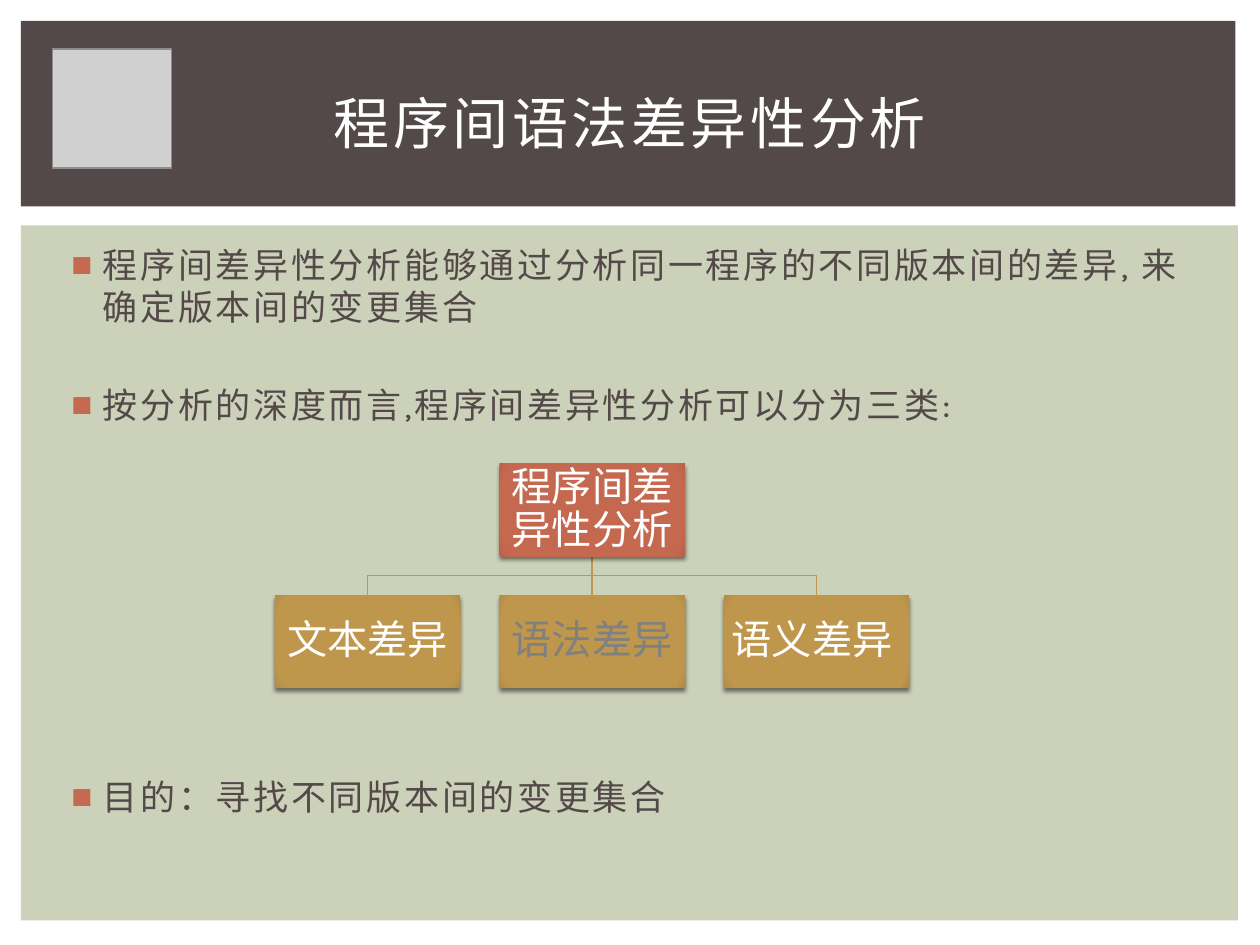
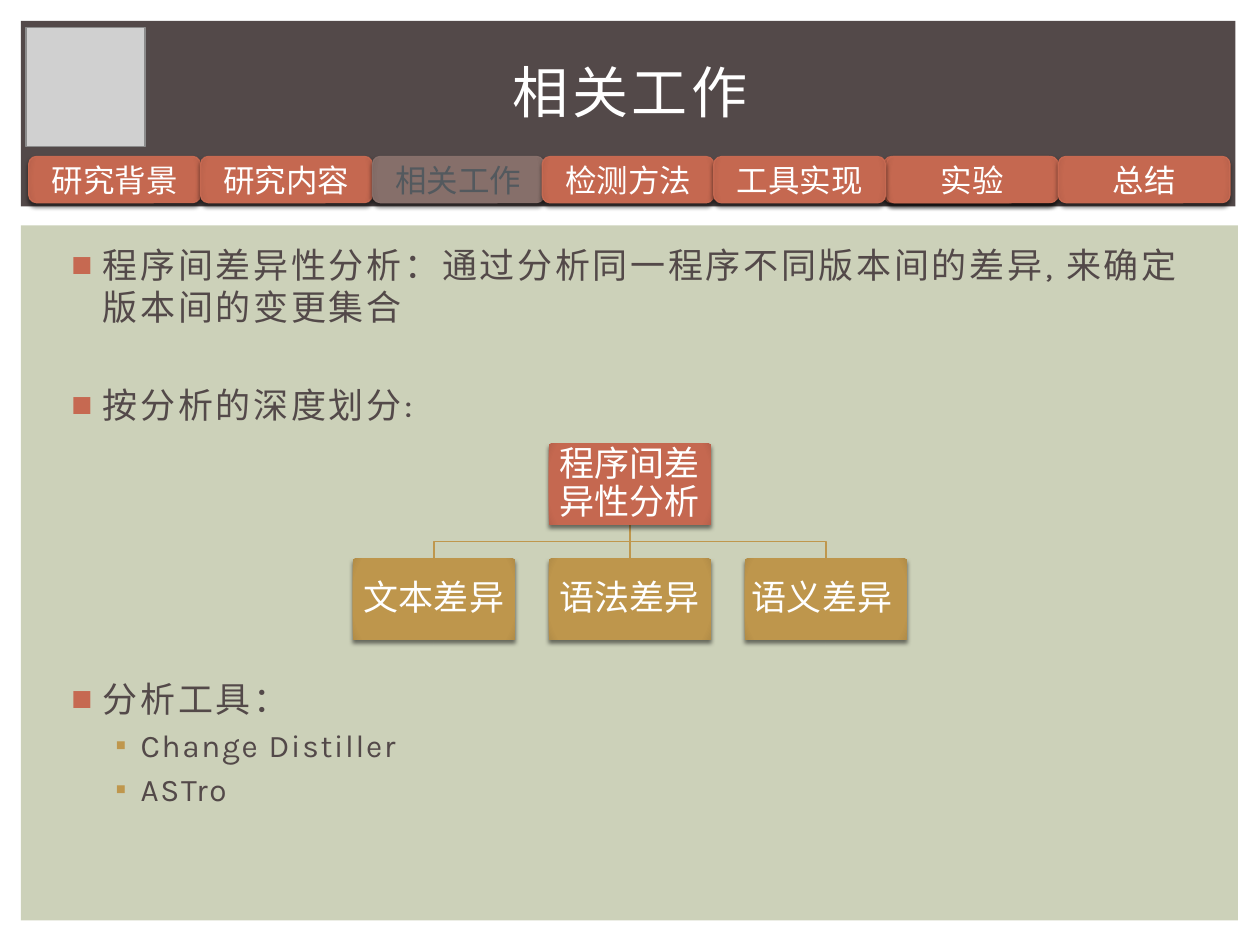
Before and after one commit to iewrer/mythesis, a slide deck: slide 9 of 答辩PPT.pptx (slide 13 before the commit). Drawn at 1260x945 pixels with LibreOffice and Linux fonts; fonts in the diff are those of the drawing; grey boxes stand for pictures. Boxes give left, top, right and bottom in pixels: in the first picture for what was removed or moved away, otherwise in the second. Text is boxed around its words. In the diff, an @@ line names an element or a change of style, - is before the commit and + after.

Commit message:
ppt update

```diff
--- a/答辩PPT.pptx
+++ b/答辩PPT.pptx
@@ picture: place and size @@
-picture at bbox=[53, 49, 171, 168]
+picture at bbox=[26, 28, 145, 146]
@@ text added at bbox=[513, 66, 748, 118], 32 pt, text #FFFFFF @@
+相关工作
@@ title removed at bbox=[334, 97, 926, 149] @@
-程序间语法差异性分析
@@ rounded rectangle added at bbox=[29, 156, 200, 203], fill gradient #C66951 to #B8624B, outline #C66951 0.79 pt, 18 pt, text #FFFFFF @@
+研究背景
@@ rounded rectangle added at bbox=[200, 156, 372, 203], fill gradient #C66951 to #B8624B, outline #C66951 0.79 pt, 18 pt, text #FFFFFF @@
+研究内容
@@ rounded rectangle added at bbox=[373, 156, 544, 203], fill gradient #87706B to #7E6864, outline #87706B 0.79 pt @@
@@ rounded rectangle added at bbox=[542, 156, 713, 203], fill gradient #C66951 to #B8624B, outline #C66951 0.79 pt, 18 pt, text #FFFFFF @@
+检测方法
@@ rounded rectangle added at bbox=[714, 156, 886, 203], fill gradient #C66951 to #B8624B, outline #C66951 0.79 pt, 18 pt, text #FFFFFF @@
+工具实现
@@ rounded rectangle added at bbox=[885, 156, 1056, 203], fill gradient #C66951 to #B8624B, outline #C66951 0.79 pt, 18 pt, text #FFFFFF @@
+工具实现
@@ rounded rectangle added at bbox=[887, 156, 1058, 203], fill gradient #C66951 to #B8624B, outline #C66951 0.79 pt, 18 pt, text #FFFFFF @@
+实验
@@ rounded rectangle added at bbox=[1058, 156, 1230, 203], fill gradient #C66951 to #B8624B, outline #C66951 0.79 pt, 18 pt, text #FFFFFF @@
+总结
@@ text at bbox=[103, 248, 1176, 802]: text changed @@
-■ 程序间差异性分析能够通过分析同一程序的不同版本间的差异, 来确定版本间的变更集合
-■ 按分析的深度而言,程序间差异性分析可以分为三类:
-■ 目的：寻找不同版本间的变更集合
+■ 程序间差异性分析：通过分析同一程序不同版本间的差异, 来确定版本间的变更集合
+■ 按分析的深度划分:
+■ 分析工具：
+  ▪ Change Distiller
+  ▪ ASTro
@@ text "程序间差异性分析": place and size @@
-text "程序间差异性分析" at bbox=[512, 459, 673, 547]
+text "程序间差异性分析" at bbox=[560, 441, 700, 517]
@@ rectangle: place and size @@
-rectangle at bbox=[499, 464, 684, 557]
+rectangle at bbox=[549, 444, 712, 524]
@@ freeform shape: place and size @@
-freeform shape at bbox=[368, 556, 592, 595]
+freeform shape at bbox=[433, 524, 630, 558]
@@ freeform shape: place and size @@
-freeform shape at bbox=[586, 556, 598, 595]
+freeform shape at bbox=[624, 524, 636, 558]
@@ freeform shape: place and size @@
-freeform shape at bbox=[592, 556, 816, 595]
+freeform shape at bbox=[630, 524, 827, 558]
@@ size 23 to 20 pt; less space between paragraphs in 3 elements at bbox=[752, 580, 892, 613], bbox=[560, 441, 700, 517], bbox=[364, 580, 504, 613] @@
@@ text "文本差异": place and size @@
-text "文本差异" at bbox=[287, 620, 448, 657]
+text "文本差异" at bbox=[364, 580, 504, 613]
@@ rectangle: place and size @@
-rectangle at bbox=[275, 595, 460, 688]
+rectangle at bbox=[353, 558, 515, 639]
@@ rectangle: place and size @@
-rectangle at bbox=[499, 595, 684, 688]
+rectangle at bbox=[549, 558, 712, 639]
@@ text "语义差异": place and size @@
-text "语义差异" at bbox=[732, 620, 893, 657]
+text "语义差异" at bbox=[752, 580, 892, 613]
@@ rectangle: place and size @@
-rectangle at bbox=[724, 595, 910, 688]
+rectangle at bbox=[745, 558, 907, 639]
@@ text added at bbox=[560, 580, 700, 613], 20 pt, text #FFFFFF @@
+语法差异
```
Also in this commit, not shown: 6 other slides changed, 2 slides added, 1 slide removed.
